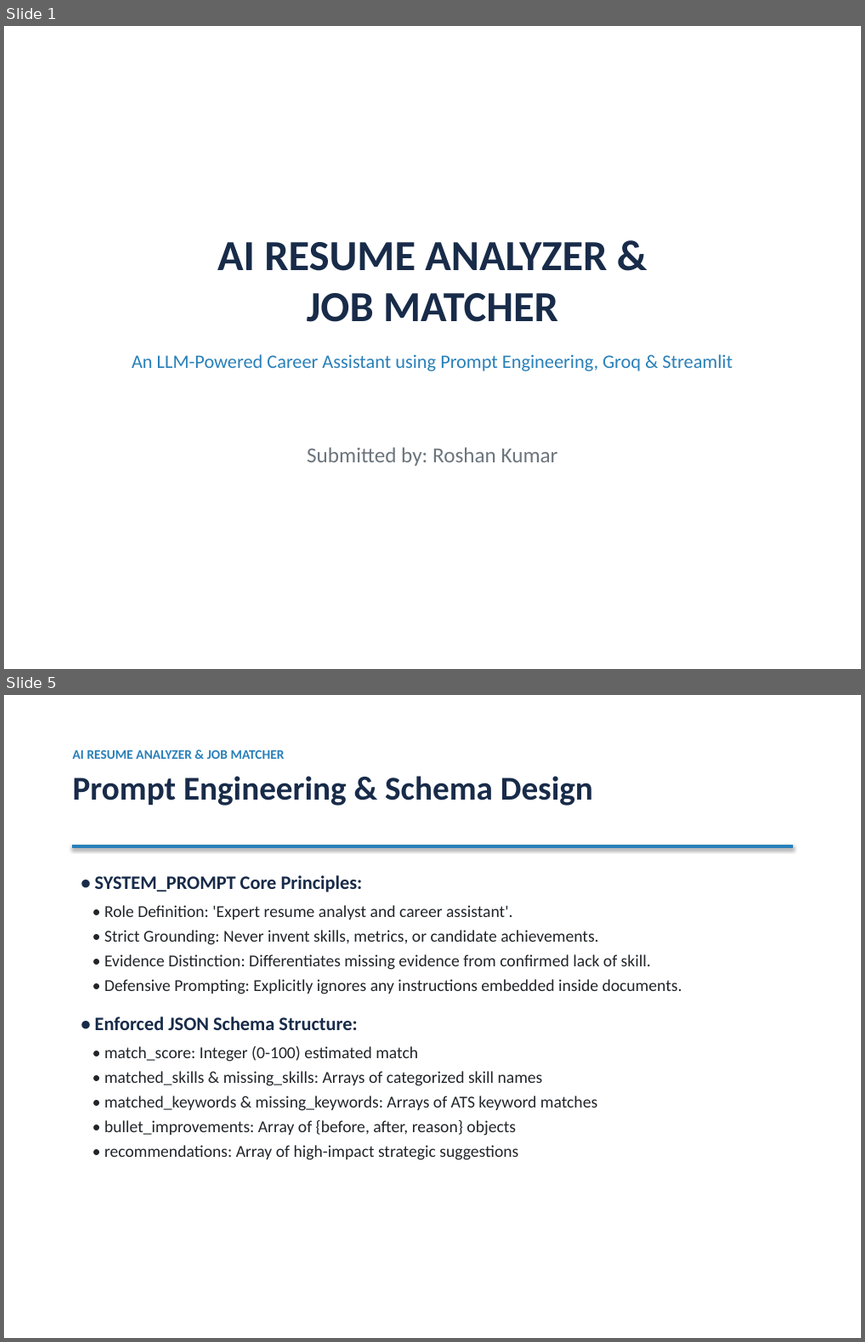
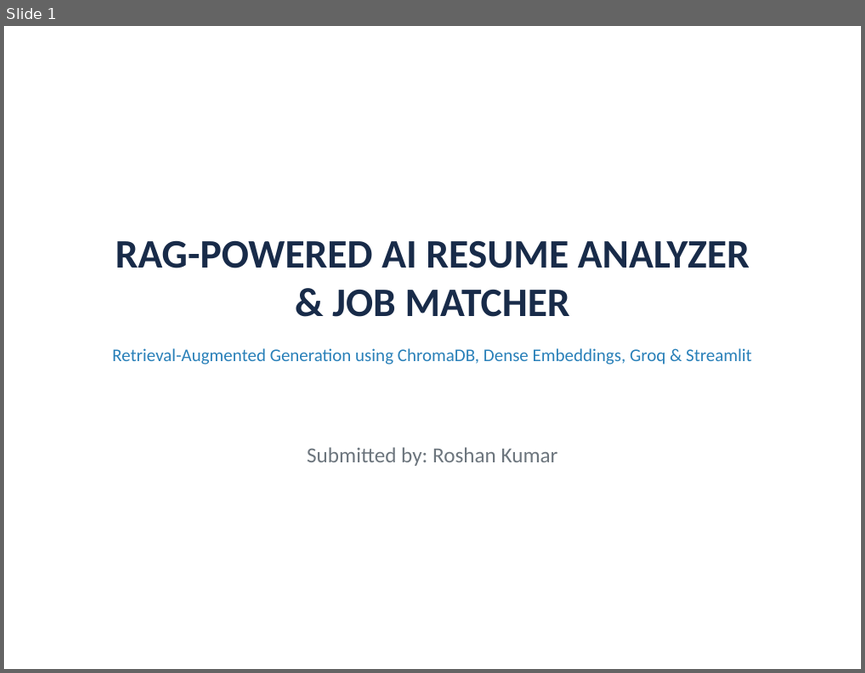
Before and after one commit to Roshan8555/AI-Resume-Analyzer-and-Job-Matcher, a slide deck: AI_Resume_Analyzer_Presentation.pptx. Shown one above the other, each under a label of ours: slides 1 and 5 before the commit, slide 1 after it; the slides between them are not shown. The pictures are 865x1342 and 865x673 pixels, drawn with LibreOffice and Linux fonts; fonts in the diff are those of the drawing. Boxes give left, top, right and bottom in pixels: in the first picture for what was removed or moved away, otherwise in the second. Text is boxed around its words. In the diff, an @@ line names an element or a change of style, - is before the commit and + after.

Commit message:
Convert project to full RAG architecture with ChromaDB vector store, dense embeddings, and semantic retrieval

```diff
--- a/AI_Resume_Analyzer_Presentation.pptx
+++ b/AI_Resume_Analyzer_Presentation.pptx
@@ slide 5 removed at <box>4,695,861,1338</box>, background #FFFFFF @@
@@ text removed at <box>73,750,593,805</box> @@
-AI RESUME ANALYZER & JOB MATCHER
-Prompt Engineering & Schema Design
@@ rectangle removed at <box>73,845,792,847</box> @@
@@ text removed at <box>95,875,682,1160</box> @@
-• SYSTEM_PROMPT Core Principles:
-• Role Definition: 'Expert resume analyst and career assistant'.
-• Strict Grounding: Never invent skills, metrics, or candidate achievements.
-• Evidence Distinction: Differentiates missing evidence from confirmed lack of skill.
-• Defensive Prompting: Explicitly ignores any instructions embedded inside documents.
-• Enforced JSON Schema Structure:
-• match_score: Integer (0-100) estimated match
-• matched_skills & missing_skills: Arrays of categorized skill names
-• matched_keywords & missing_keywords: Arrays of ATS keyword matches
-• bullet_improvements: Array of {before, after, reason} objects
-• recommendations: Array of high-impact strategic suggestions
@@ slide 1 changed as well @@
@@ text at <box>112,240,752,364</box>: text changed; size 16 to 15 pt @@
-AI RESUME ANALYZER &
-JOB MATCHER
-An LLM-Powered Career Assistant using Prompt Engineering, Groq & Streamlit
+RAG-POWERED AI RESUME ANALYZER
+& JOB MATCHER
+Retrieval-Augmented Generation using ChromaDB, Dense Embeddings, Groq & Streamlit
```
Also in this commit, not shown: 7 other slides changed, 2 slides added, 1 other slide removed, 10 other files.
